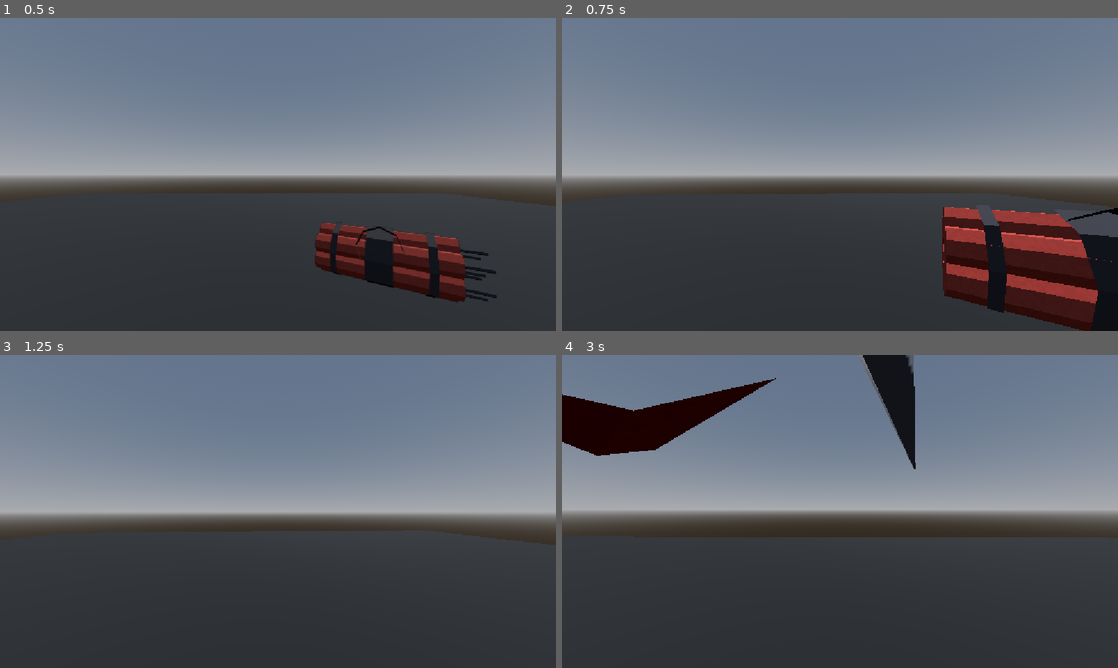
Above: before the commit, frames 1-4 (two rows, left to right).
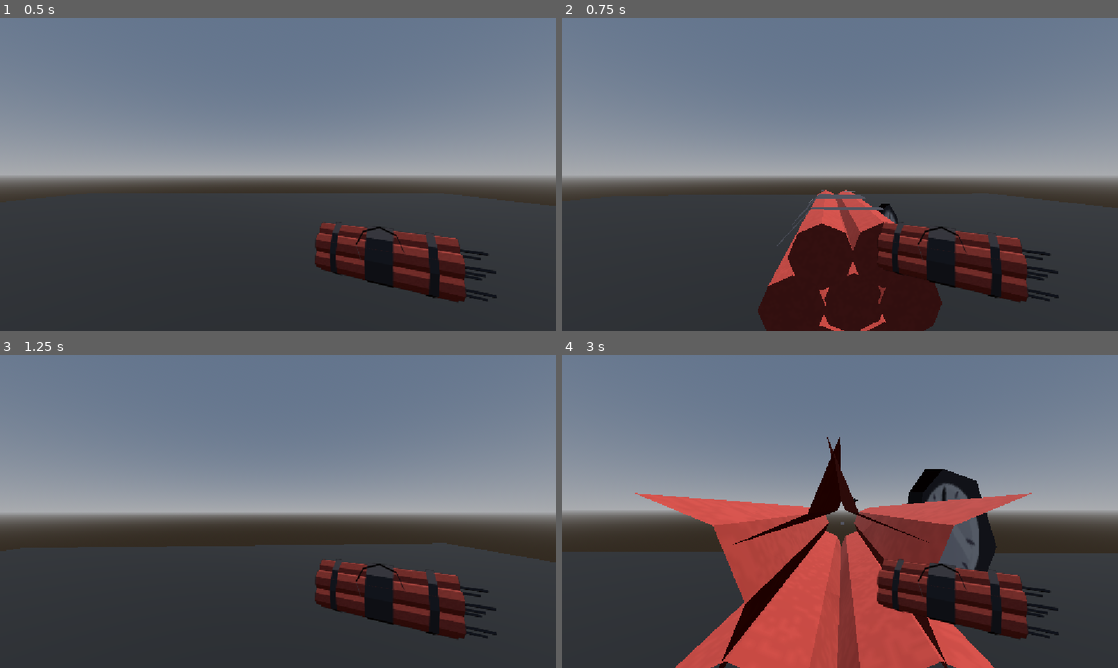
Above: after the commit, the same moments.

Repository: shaneriob-bit/time-bomb
Game: Godot game, scene res://_scenes/main.tscn
The game is run twice, just before and just after one commit, with the same random seed, the same clock (stepped at 60 frames per second) and the same inputs.
Inputs (mouse positions are in pixels of both pictures, inside the frame that each line leads up to):
- Up to frame 1 (0.5 s): no input
- Up to frame 2 (0.75 s): move the mouse to (867, 174) at 0.52 s; hold W (move_forward) from 0.53 s (still down); hold Right mouse button (throw) from 0.53 s (still down)
- Up to frame 3 (1.25 s): keep holding W (move_forward); keep holding Right mouse button (throw); tap Space (jump) at 0.77 s
- Up to frame 4 (3 s): keep holding W (move_forward); move the mouse to (812, 511) at 1.27 s; release Right mouse button (throw) at 1.28 s; right-click (812, 511) at 1.35 s; tap Space (jump) at 1.52 s; move the mouse to (851, 505) at 2.02 s; hold Right mouse button (throw) 2.03-2.78 s; move the mouse to (834, 517) at 2.77 s; right-click (834, 517) at 2.85 s

Frame 1 is identical in both runs. In frame 2, 20% of the frame differs, in the area x 35-100%, y 54-100%; in frame 3, 8.4%; in frame 4, 37%, in the area x 0-100%, y 0-100%.
Error before the commit: Invalid call to function 'apply_central_force' in base 'RigidBody3D'. Expected 1 argument(s). (res://_scripts/main.gd:25)

Commit message:
merge conflict prologue

Diff:
--- a/_player/player.gd
+++ b/_player/player.gd
@@ -28,6 +28,12 @@
 		look_dir = event.relative * 0.001
 		if mouse_captured: _rotate_camera()
 	if Input.is_action_just_pressed(&"exit"): get_tree().quit()
+
+	if Input.is_action_just_pressed("pause"):
+		if mouse_captured:
+			release_mouse()
+		else:
+			capture_mouse()
 
 func _physics_process(delta: float) -> void:
 	if Input.is_action_just_pressed(&"jump"): jumping = true
--- a/_scenes/main.tscn
+++ b/_scenes/main.tscn
@@ -20,6 +20,8 @@
 
 [node name="Main" type="Node" unique_id=358332163]
 script = ExtResource("1_x6rnu")
+throwable_scene = ExtResource("3_3q5j6")
+throw_force = 6.0
 
 [node name="WorldEnvironment" type="WorldEnvironment" parent="." unique_id=321811007]
 environment = SubResource("Environment_x6rnu")
--- a/_scenes/time_bomb.tscn
+++ b/_scenes/time_bomb.tscn
@@ -2,13 +2,17 @@
 
 [ext_resource type="PackedScene" uid="uid://cufuprdic6u3s" path="res://_assets/time bomb.fbx" id="1_t7a87"]
 
-[sub_resource type="BoxShape3D" id="BoxShape3D_rlvp2"]
-size = Vector3(0.16577148, 0.14746094, 0.42565918)
+[sub_resource type="CapsuleShape3D" id="CapsuleShape3D_t7a87"]
+radius = 0.1
+height = 0.40478516
 
 [node name="TimeBomb" type="RigidBody3D" unique_id=999626019]
+collision_layer = 4
+collision_mask = 5
+continuous_cd = true
 
 [node name="time bomb" parent="." unique_id=318781164 instance=ExtResource("1_t7a87")]
 
 [node name="CollisionShape3D" type="CollisionShape3D" parent="." unique_id=1748065124]
-transform = Transform3D(1, 0, 0, 0, 1, 0, 0, 0, 1, -0.00030517578, 0.053466797, -0.03149414)
-shape = SubResource("BoxShape3D_rlvp2")
+transform = Transform3D(1, 0, 0, 0, -4.371139e-08, 1, 0, -1, -4.371139e-08, -0.00030517578, 0.053466797, -0.005859375)
+shape = SubResource("CapsuleShape3D_t7a87")
--- a/_scripts/main.gd
+++ b/_scripts/main.gd
@@ -3,23 +3,33 @@
 @onready var held_node = $SubViewportContainer/SubViewport/TimeBomb
 
 @onready var player = $Player
-var camera
+
 
 func _ready() -> void:
 	camera = player.get_node("Camera")
 
+@export var throwable_scene: PackedScene
+@export var throw_force: float = 20.0
+@onready var camera: Camera3D = player.get_node("Camera")
 
-func _unhandled_input(_event: InputEvent) -> void:
-	if Input.is_action_just_pressed("pause"):
-		if $Player.mouse_captured:
-			$Player.release_mouse()
-		else:
-			$Player.capture_mouse()
+func _unhandled_input(event: InputEvent) -> void:
+	if event.is_action_pressed("throw"): # Configure "throw" in Project Settings > Input Map
+		throw_object()
 
+func throw_object() -> void:
+	if not throwable_scene:
+		return
 
-func _physics_process(delta: float) -> void:
-	if Input.is_action_just_pressed("throw"):
-		held_node.global_position = player.get_node("Camera").global_position
-		held_node.set_deferred("freeze", false)
-		held_node.reparent(self)
-		held_node.apply_central_force()
+	# Instance the rigid body object
+	var instance: RigidBody3D = throwable_scene.instantiate() as RigidBody3D
+	get_tree().current_scene.add_child(instance)
+
+	# Position it slightly in front of the camera
+	var spawn_distance = 0.010
+	instance.global_position = camera.global_position - camera.global_transform.basis.z * spawn_distance
+
+	# Get the camera's look direction (forward vector in Godot is -Z)
+	var look_direction = -camera.global_transform.basis.z
+
+	# Apply a central impulse along the look vector
+	instance.apply_central_impulse(look_direction * throw_force)
